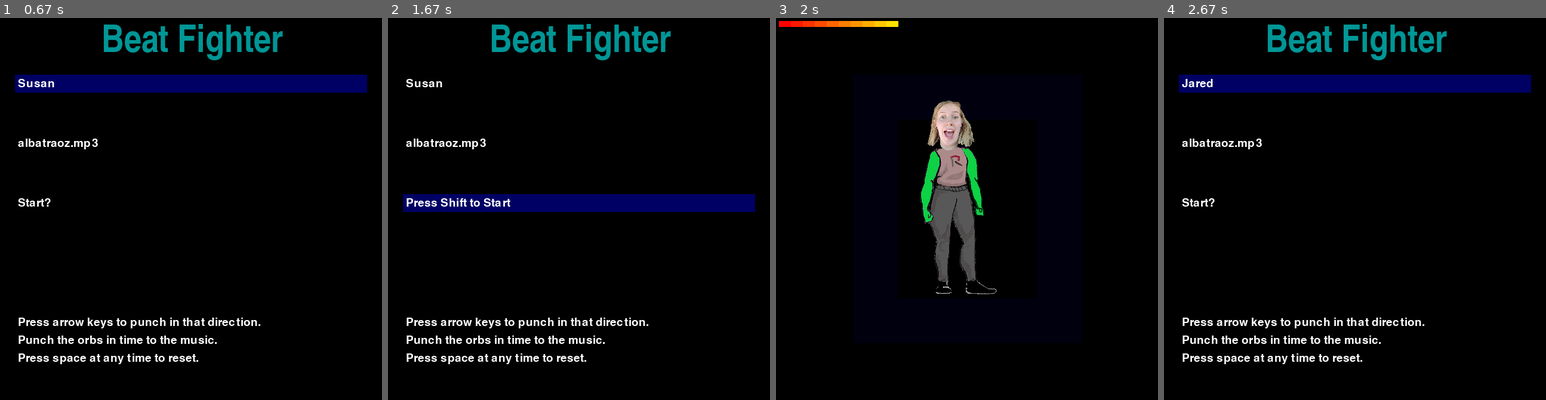
Above: before the commit, frames 1-4 (left to right).
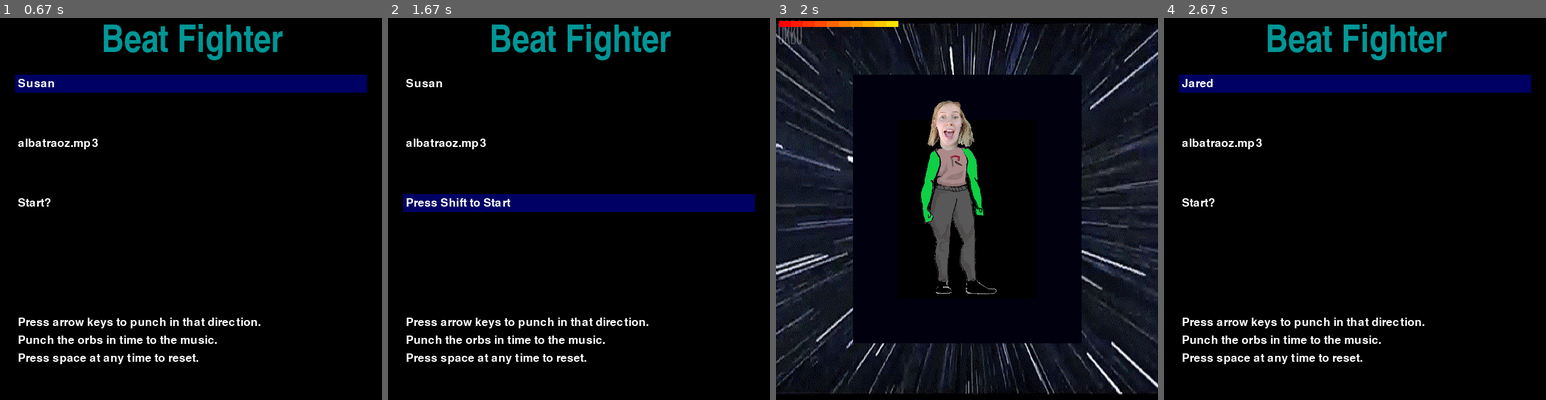
Above: after the commit, the same moments.

Repository: Rosebotics/catapult2019
Game: pygame game, started from projects/Allison_Cassandra_Isabella/algorymolto vivace.py
Two runs of this game, one before a commit and one after it. Both use one fixed random seed, a clock stepped at 60 frames per second and the inputs below.
Inputs:
- Up to frame 1 (0.67 s): hold Right from 0.33 s (still down)
- Up to frame 2 (1.67 s): release Right at 0.8 s; hold Up 0.83-1.13 s
- Up to frame 3 (2 s): tap Right Shift at 1.67 s
- Up to frame 4 (2.67 s): hold Left 2-2.53 s; tap Space at 2.57 s

Frames 1-2 are identical in both runs. In frame 3, 46% of the frame differs, in the area x 0-100%, y 0-100%; in frame 4, nothing differs.

Commit message:
notes from moving smile

Diff:
--- a/projects/Allison_Cassandra_Isabella/algorymolto vivace.py
+++ b/projects/Allison_Cassandra_Isabella/algorymolto vivace.py
@@ -214,7 +214,21 @@
             time_ms = int(current_line[0])
             action = current_line[1]
             timeline_dict[time_ms] = action
-
+    background_image_frames = []
+    background_image_frames.append(pygame.image.load("frame_00.gif"))
+    background_image_frames.append(pygame.image.load("frame_01.gif"))
+    background_image_frames.append(pygame.image.load("frame_02.gif"))
+    background_image_frames.append(pygame.image.load("frame_03.gif"))
+    background_image_frames.append(pygame.image.load("frame_04.gif"))
+    background_image_frames.append(pygame.image.load("frame_05.gif"))
+    background_image_frames.append(pygame.image.load("frame_06.gif"))
+    background_image_frames.append(pygame.image.load("frame_07.gif"))
+    background_image_frames.append(pygame.image.load("frame_08.gif"))
+    background_image_frames.append(pygame.image.load("frame_09.gif"))
+    background_image_frames.append(pygame.image.load("frame_10.gif"))
+    background_image_frames.append(pygame.image.load("frame_11.gif"))
+    background_image_frames.append(pygame.image.load("frame_12.gif"))
+    current_image = 0
     is_game_over = False
     pygame.mixer.music.play()
     start_milli_time = int(round(time.time() * 1000))
@@ -225,7 +239,8 @@
         if pressed_keys[pygame.K_SPACE]:
             gameplay = False
         clock.tick(250)
-        screen.fill((0, 0, 0))
+        screen.blit(background_image_frames[current_image], (0,0))
+        current_image = (current_image + 1) % len(background_image_frames)
         pygame.draw.rect(screen, (0, 0, 15), punchbox)
         pygame.draw.rect(screen, (0, 0, 0), hurtbox)
         for event in pygame.event.get():
Binary file removed: projects/Allison_Cassandra_Isabella/background.gif
Binary file added: projects/Allison_Cassandra_Isabella/frame_00.gif
Binary file added: projects/Allison_Cassandra_Isabella/frame_01.gif
Binary file added: projects/Allison_Cassandra_Isabella/frame_02.gif
Binary file added: projects/Allison_Cassandra_Isabella/frame_03.gif
Binary file added: projects/Allison_Cassandra_Isabella/frame_04.gif
Binary file added: projects/Allison_Cassandra_Isabella/frame_05.gif
Binary file added: projects/Allison_Cassandra_Isabella/frame_06.gif
Binary file added: projects/Allison_Cassandra_Isabella/frame_07.gif
Binary file added: projects/Allison_Cassandra_Isabella/frame_08.gif
Binary file added: projects/Allison_Cassandra_Isabella/frame_09.gif
Binary file added: projects/Allison_Cassandra_Isabella/frame_10.gif
(and 3 more such lines)
